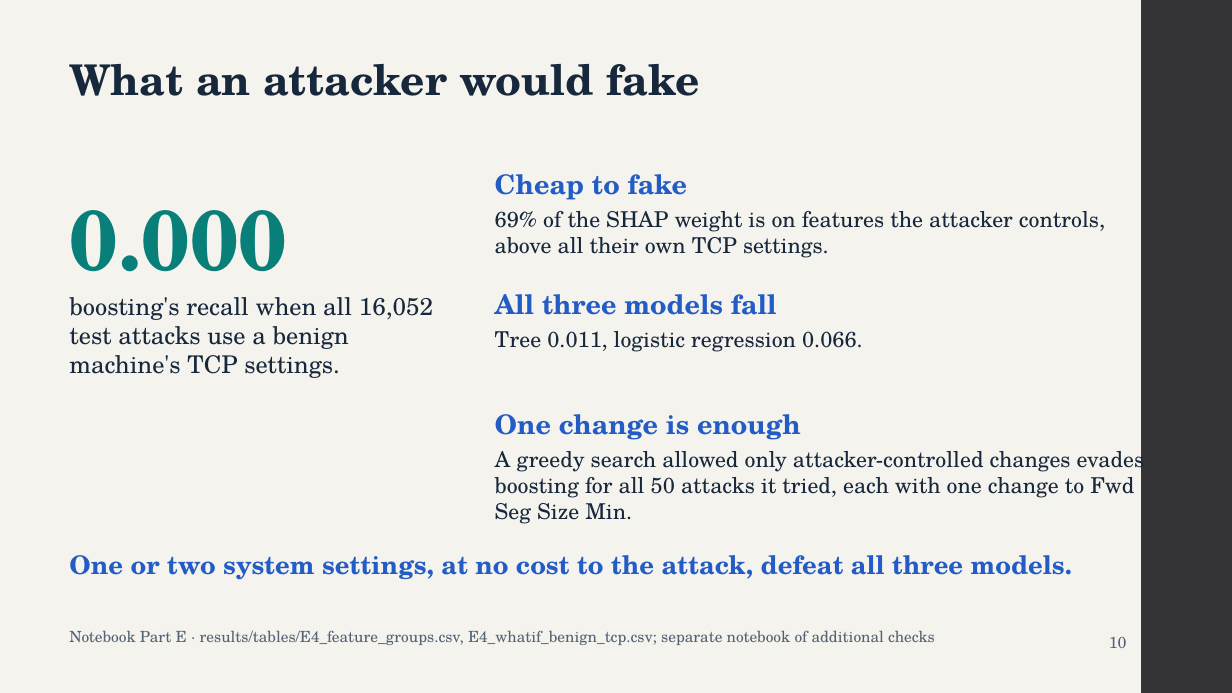
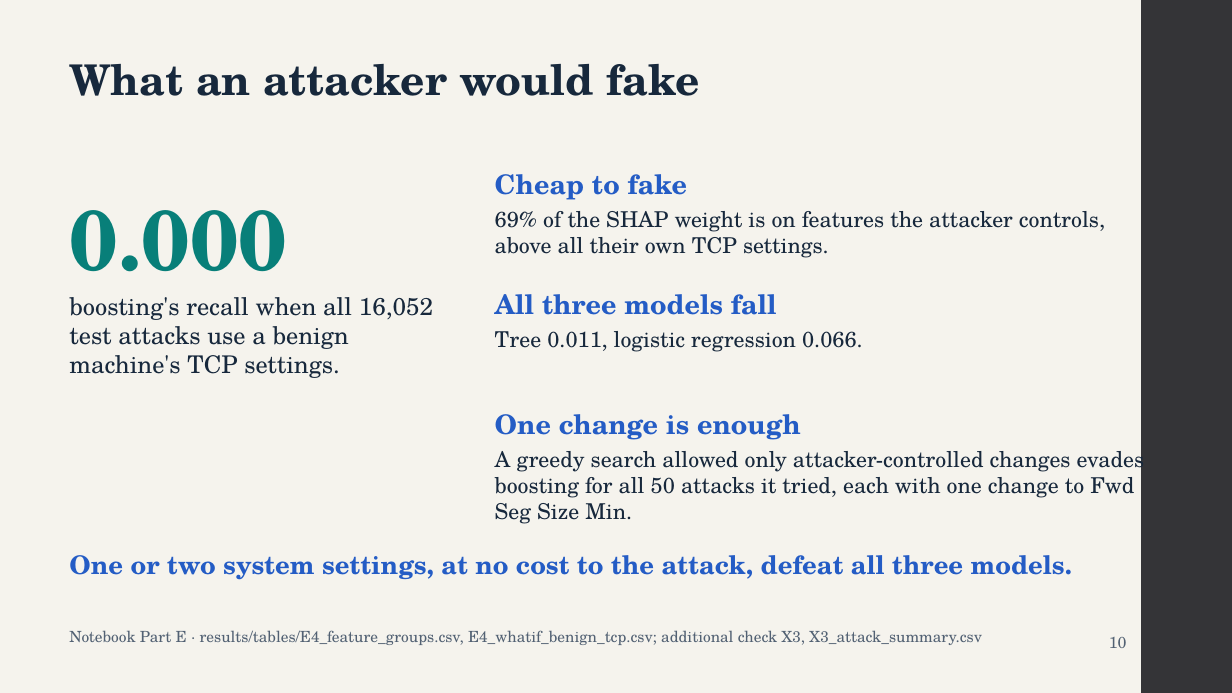
Before and after one commit to steve-nt/AI-for-Cybersecurity-Final-Mini-Project, a slide deck: slide 10 of presentation/Mini_Project_Presentation.pptx. Drawn at 1232x693 pixels with LibreOffice and Linux fonts; fonts in the diff are those of the drawing. Boxes give left, top, right and bottom in pixels: in the first picture for what was removed or moved away, otherwise in the second. Text is boxed around its words. In the diff, an @@ line names an element or a change of style, - is before the commit and + after.

Commit message:
Additional checks moved into the hand-in notebook; slow scoring cached, run 240 s

```diff
--- a/presentation/Mini_Project_Presentation.pptx
+++ b/presentation/Mini_Project_Presentation.pptx
@@ text at (69, 630, 982, 645): text changed @@
-Notebook Part E · results/tables/E4_feature_groups.csv, E4_whatif_benign_tcp.csv; separate notebook of additional checks
+Notebook Part E · results/tables/E4_feature_groups.csv, E4_whatif_benign_tcp.csv; additional check X3, X3_attack_summary.csv
```
Also in this commit, not shown: 1 other slide changed, 31 other files.
